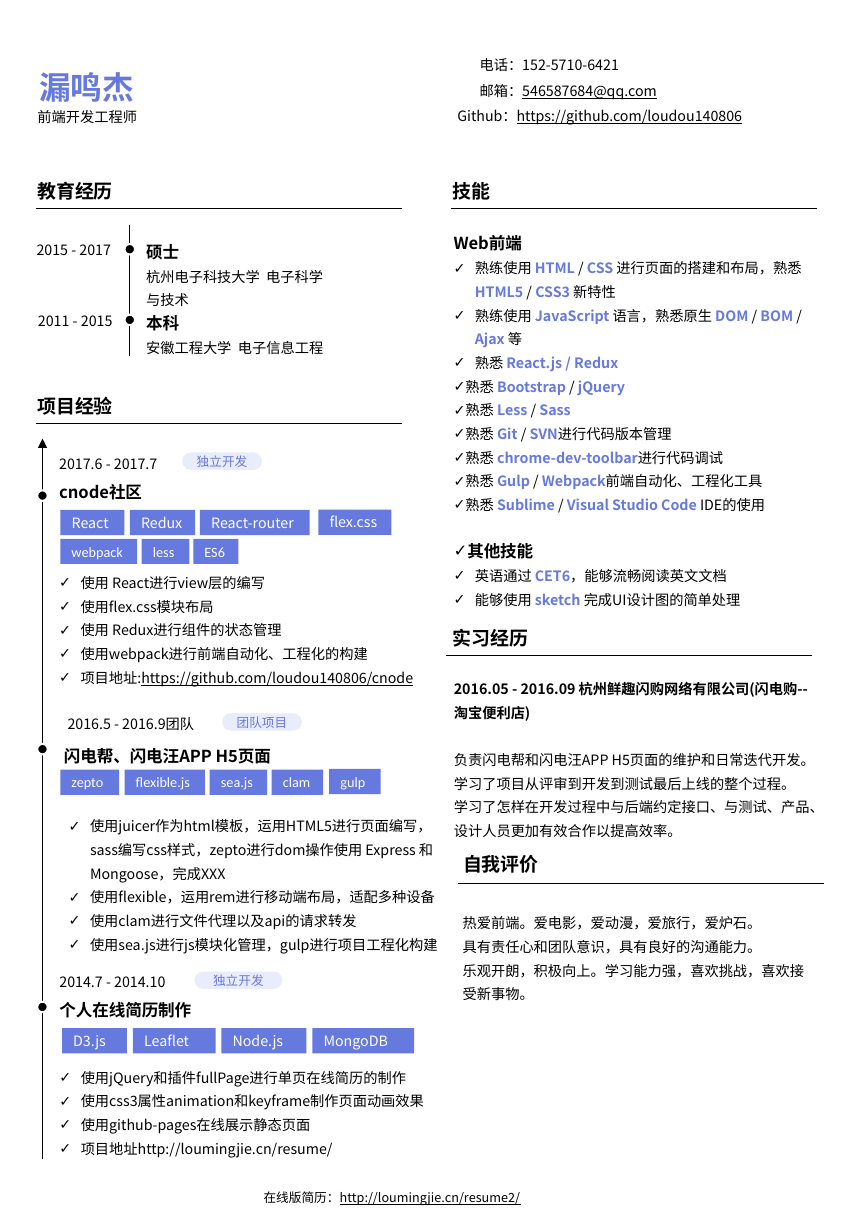
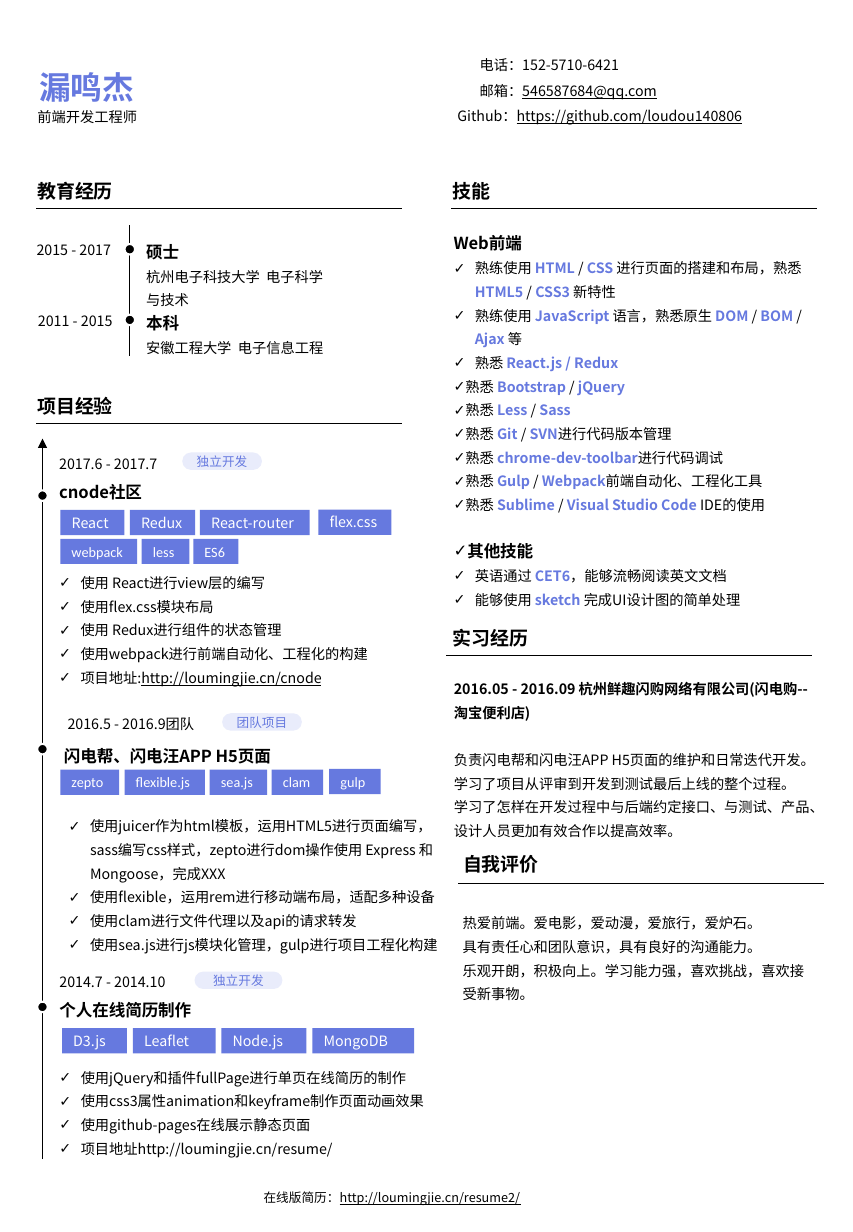
Before and after one commit to loudou140806/resume2, a slide deck: slide 1 of doc/resume.pptx. Drawn at 853x1232 pixels with LibreOffice and Linux fonts; fonts in the diff are those of the drawing. Boxes give left, top, right and bottom in pixels: in the first picture for what was removed or moved away, otherwise in the second. Text is boxed around its words. In the diff, an @@ line names an element or a change of style, - is before the commit and + after.

Commit message:
修改项目地址

```diff
--- a/doc/resume.pptx
+++ b/doc/resume.pptx
@@ text at bbox=[81, 671, 322, 687]: text changed @@
-✓ 项目地址:https://github.com/loudou140806/cnode
+✓ 项目地址:http://loumingjie.cn/cnode
```
Also in this commit, not shown: 1 other file.
